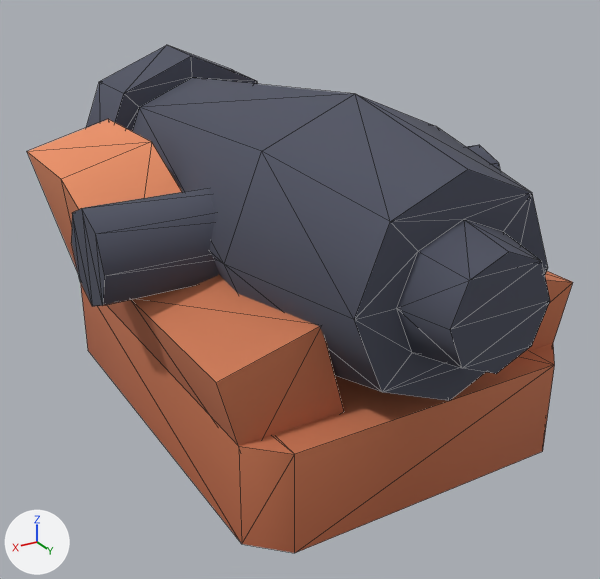
Before and after pictures for a commit that changed the glTF model public/assets/toycar/pirate-cannon.glb.
Before and after are seen from a camera (50 mm lens) standing at (1.3, 2.19, 1.46) and looking at (0.0, 0.03, 0.37). Every picture has the same lights, and +X, +Y and +Z are marked at lower left. The first picture is the older version. Mesh edges are drawn as thin lines. Where no turn or scale is listed for an object, it has been applied to the vertices. Vertices at exactly the same position are counted once.

Objects in the first picture: 'cannon', 'wheel-left', 'wheel-right'.
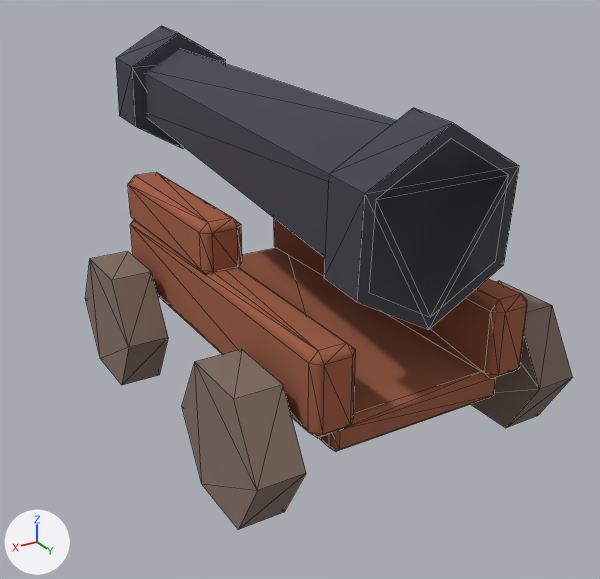
What differs and where, as boxes (x1, y1, x2, y2) in the pictures (600 x 579 px; the box of a moved part takes in the faces that stretch with it):
'cannon', surface changed, reshaped, moved
    before: (71, 45, 555, 553)
    after: (85, 26, 572, 530)
'wheel-right', deleted (orange)
    before: (27, 119, 344, 446)
'wheel-left', deleted (brown)
    before: (523, 271, 573, 353)
part 1 of me_cannon, added (brown)
    after: (470, 281, 572, 428)
part 2 of me_cannon, added (brown)
    after: (182, 349, 306, 530)
part 3 of me_cannon, added (brown)
    after: (85, 251, 168, 385)
part 4 of me_cannon, rebuilt (22% narrower, 25% shorter)
    before: (86, 45, 550, 401)
    after: (145, 49, 508, 317)
part 5 of me_cannon, added (brown)
    after: (239, 248, 495, 452)
part 6 of me_cannon, added (brown)
    after: (274, 218, 527, 379)
part 7 of me_cannon, added (brown)
    after: (130, 220, 356, 438)
part 8 of me_cannon, added (brown)
    after: (128, 172, 242, 274)
part 9 of me_cannon, deleted
    before: (71, 145, 500, 306)
part 10 of me_cannon, moved or reshaped
    before: (80, 282, 555, 553)
    after: (116, 26, 519, 330)

What changed in the scene script:
```text
Add img_colormap_png:
    img_colormap_png = load_image('colormap.png', 'Textures/colormap.png', 128, 128, 'sRGB')
Change mat_colormap:
    where n2 = _N.new('ShaderNodeTexImage'); n2.name = 'Image Texture'
    remove n3 = _N.new('ShaderNodeMapping'); n3.name = 'Mapping'
    remove n4 = _N.new('ShaderNodeUVMap'); n4.name = 'UV Map'
    remove n4.uv_map = 'UVMap'
    n2.image: img_colormap -> img_colormap_png
    add n2.interpolation = 'Closest'
    add n2.extension = 'EXTEND'
    remove _L.new(n3.outputs[0], n2.inputs[0])  # 'Vector' to 'Vector'
    remove _L.new(n4.outputs[0], n3.inputs[0])  # 'UV' to 'Vector'
Change me_cannon:
    used by ob_cannon; location = (0.0, 0.0, 0.0)
    remove me_cannon.from_pydata(...)  # 104 vertices, 196 faces; spans x -0.7..0.7, y -0.99..0.93, z 0.0..1.05
    add me_cannon.from_pydata(...)  # 204 vertices, 360 faces; spans x -0.54..0.54, y -1.13..0.66, z -0.22..0.87
    me_cannon part 1: a new loose piece, a 6-sided cylinder along x spanning x -0.54..-0.4, y 0.21..0.66, z -0.22..0.17, in mat_colormap (picture img_colormap_png)
    me_cannon part 2: a new loose piece, a 6-sided cylinder along x spanning x 0.4..0.54, y 0.21..0.66, z -0.22..0.17, in mat_colormap (picture img_colormap_png)
    me_cannon part 3: a new loose piece, a 6-sided cylinder along x spanning x 0.4..0.54, y -0.66..-0.21, z -0.22..0.17, in mat_colormap (picture img_colormap_png)
    me_cannon part 4: the loose piece of 72 vertices spanning x -0.41..0.41, y -0.99..0.93, z 0.24..1.05 is rebuilt with 12 vertices and now spans x -0.21..0.21, y -1.07..0.65, z 0.29..0.8
    me_cannon part 5: a new loose piece of 24 vertices spanning x -0.29..0.29, y -0.61..0.61, z -0.05..0.05, in mat_colormap (picture img_colormap_png)
    me_cannon part 6: a new loose piece of 24 vertices spanning x -0.36..-0.22, y -0.64..0.64, z 0.03..0.28, in mat_colormap (picture img_colormap_png)
    me_cannon part 7: a new loose piece of 24 vertices spanning x 0.22..0.36, y -0.64..0.64, z 0.03..0.28, in mat_colormap (picture img_colormap_png)
    me_cannon part 8: a new loose piece of 24 vertices spanning x 0.22..0.36, y -0.62..0.02, z 0.25..0.42, in mat_colormap (picture img_colormap_png)
    me_cannon part 9: the loose piece of 16 vertices spanning x -0.7..0.7, y -0.08..0.21, z 0.49..0.78 is deleted
    me_cannon part 10
    16 vertices are removed from x -0.54..0.54, y -0.73..0.73, z 0.0..0.3
    28 faces are deleted
    18 vertices are added at x -0.24..0.24, y -1.13..0.51, z 0.26..0.87
    6 new vertices lie (0.0, 0.15, -0.01) away from vertices in x -0.24..0.24, y 0.47..0.51, z 0.26..0.81
    40 new faces join them
    other edits to the shape of me_cannon do not show in these pictures
Change ob_cannon:
    ob_cannon.location: (0.0, 0.0, 0.0) -> (0.0, 0.062, 0.25)
Remove ob_wheel_left:
    ob_wheel_left = bpy.data.objects.new('wheel-left', me_wheel_left)
    ob_wheel_left.location = (-0.229, 0.825, 0.3)
Remove ob_wheel_right:
    ob_wheel_right = bpy.data.objects.new('wheel-right', me_wheel_right)
    ob_wheel_right.location = (0.519, 0.825, 0.222)
```
